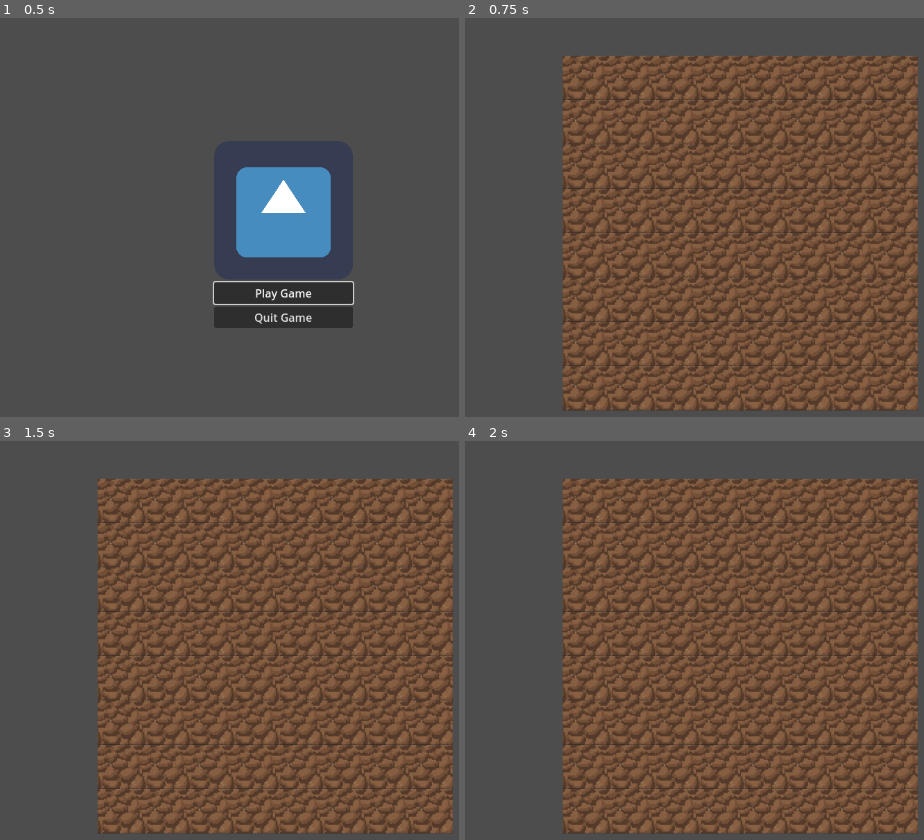
Above: before the commit, frames 1-4 (two rows, left to right).
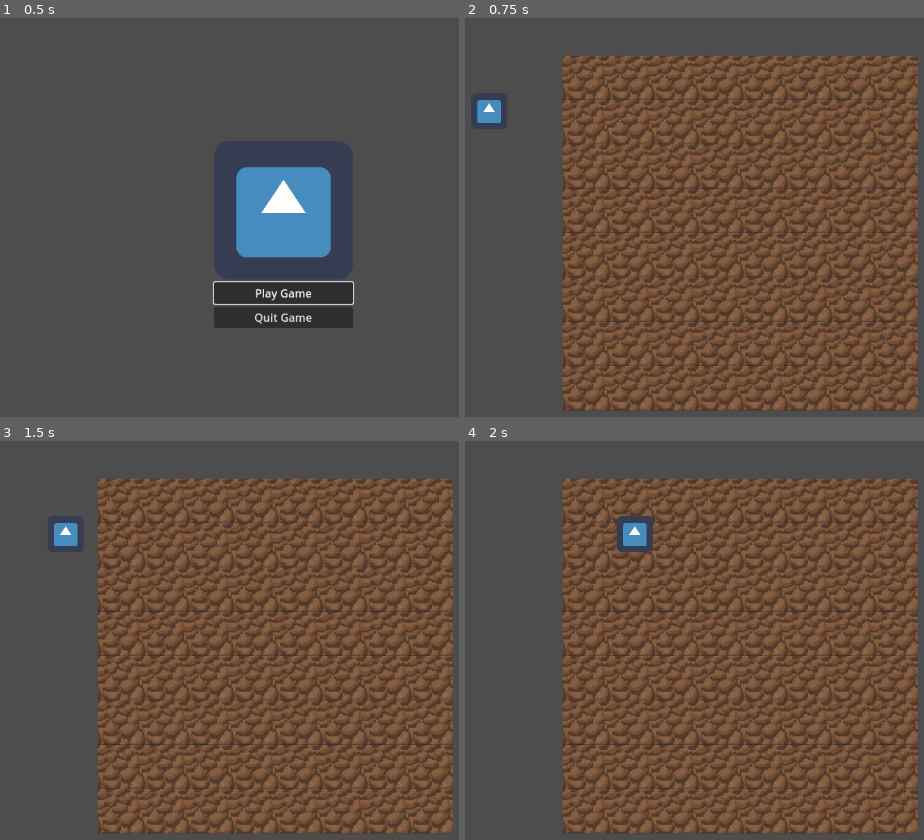
Above: after the commit, the same moments.

Repository: bardunbar/galway-game-jam-23
Game: Godot game, scene res://screens/main_menu/main_menu_scene.tscn
Same seed, same stepped clock (60 frames per second), same inputs: the game is played once before the commit and once after it. The engine's default icon, where the game draws it, is replaced by a stand-in: a white triangle on a blue panel in a dark square.
Inputs:
- Up to frame 1 (0.5 s): no input
- Up to frame 2 (0.75 s): click "Play Game" at 0.5 s
- Up to frame 3 (1.5 s): tap Enter at 1.25 s; hold Right (move_right) from 1.28 s (still down)
- Up to frame 4 (2 s): keep holding Right (move_right)

Frame 1 is identical in both runs. In frame 2, 0.3% of the frame differs, in the area x 2-8%, y 20-27%; in frame 3, 0.3%; in frame 4, 0.7%, in the area x 33-41%, y 18-28%.

Commit message:
Adding interface functions for grid

Diff:
--- /dev/null
+++ b/project/screens/game/Player.tscn
@@ -0,0 +1,9 @@
+[gd_scene load_steps=2 format=3 uid="uid://b7htpu5jt4t3"]
+
+[ext_resource type="Texture2D" uid="uid://ch2c0uus03qn6" path="res://assets/textures/godot_logo.png" id="1_24xae"]
+
+[node name="Player" type="Node2D"]
+
+[node name="Sprite2D" type="Sprite2D" parent="."]
+scale = Vector2(0.05, 0.05)
+texture = ExtResource("1_24xae")
--- a/project/screens/game/game_scene.tscn
+++ b/project/screens/game/game_scene.tscn
@@ -1,7 +1,9 @@
-[gd_scene load_steps=5 format=3 uid="uid://cfnef885bvt5u"]
+[gd_scene load_steps=7 format=3 uid="uid://cfnef885bvt5u"]
 
 [ext_resource type="Script" uid="uid://cqdnoi24guymt" path="res://screens/game/game_script.gd" id="1_e6mtp"]
 [ext_resource type="PackedScene" uid="uid://c4oy6yui5ffhj" path="res://screens/play_menu/play_menu_scene.tscn" id="2_jjnch"]
+[ext_resource type="Script" uid="uid://bi6r0conrx3a" path="res://screens/game/player.gd" id="3_b275y"]
+[ext_resource type="PackedScene" uid="uid://b7htpu5jt4t3" path="res://screens/game/Player.tscn" id="5_6vlqa"]
 [ext_resource type="Script" uid="uid://54y7nga2oqwa" path="res://screens/game/grid/grid.gd" id="5_b275y"]
 [ext_resource type="PackedScene" uid="uid://hv7ajecc3s74" path="res://screens/game/grid/tile.tscn" id="6_6vlqa"]
 
@@ -17,3 +19,7 @@
 
 [node name="InterfaceLayer" type="CanvasLayer" parent="."]
 unique_name_in_owner = true
+
+[node name="Player" parent="." instance=ExtResource("5_6vlqa")]
+position = Vector2(202, 146)
+script = ExtResource("3_b275y")
--- a/project/screens/game/game_script.gd
+++ b/project/screens/game/game_script.gd
@@ -1,10 +1,19 @@
+class_name GameScript
 extends Node2D
 
 @export var play_menu: PackedScene
 
 @onready var interface_layer: CanvasLayer = %InterfaceLayer
+@onready var grid:Grid = $Grid
+@onready var player:Player = $Player
 
 func _input(event: InputEvent) -> void:
 	if event.is_action_pressed("game_open_play_menu"):
 		interface_layer.add_child(play_menu.instantiate())
 		get_viewport().set_input_as_handled()
+
+func _ready() -> void:
+	# Initialize the player and grid
+	player.initialize(self)
+	grid.initialize(self)
+	return
--- a/project/screens/game/grid/grid.gd
+++ b/project/screens/game/grid/grid.gd
@@ -8,13 +8,28 @@
 @export var grid_width: int = 8
 @export var grid_height: int = 8
 @export var tile_size: float = 64.0
+@export var startingLocation: Vector2 = Vector2(3, 3)
 
+var game: GameScript
 var current_tiles: Array[Array]
 
 func get_tile(x: int, y: int):
 	var row = current_tiles[y]
 	if (row):
 		return row[x]
+
+func doAction(x: int, y: int):
+	return
+
+func getStartingLocation() -> Vector2:
+	return startingLocation
+
+func canMove(x: int, y: int) -> bool:
+	# TODO: check for tile type (i.e. tree/rock)
+	return get_tile(x, y)
+
+func initialize(inGame: GameScript):
+	game = inGame
 
 func _ready() -> void:
 	if debug_display:
--- a/project/screens/game/player.gd
+++ b/project/screens/game/player.gd
@@ -1,5 +1,7 @@
+class_name Player
 extends Node2D
 
+var game: GameScript
 var gridSize = 100
 var speed = 3
 var isMoving = false
@@ -13,6 +15,9 @@
 	targetPosition = global_position
 	prevPosition = global_position
 	return
+
+func initialize(inGame: GameScript):
+	game = inGame
 
 func _process(delta: float) -> void:
 	processInput()
